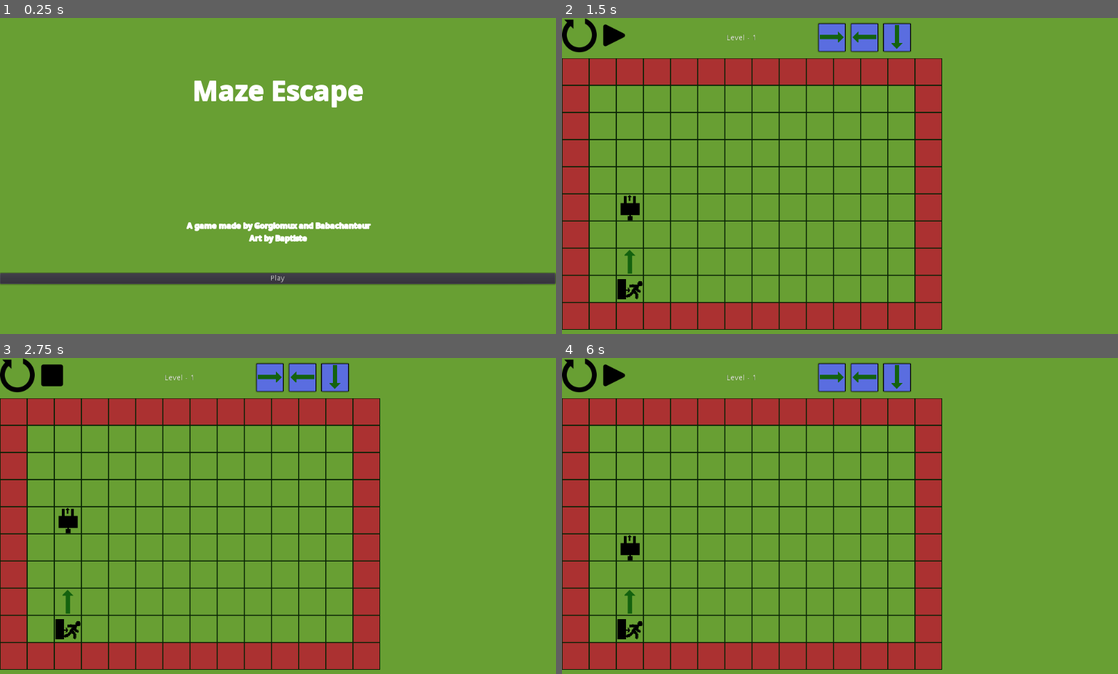
Above: before the commit, frames 1-4 (two rows, left to right).
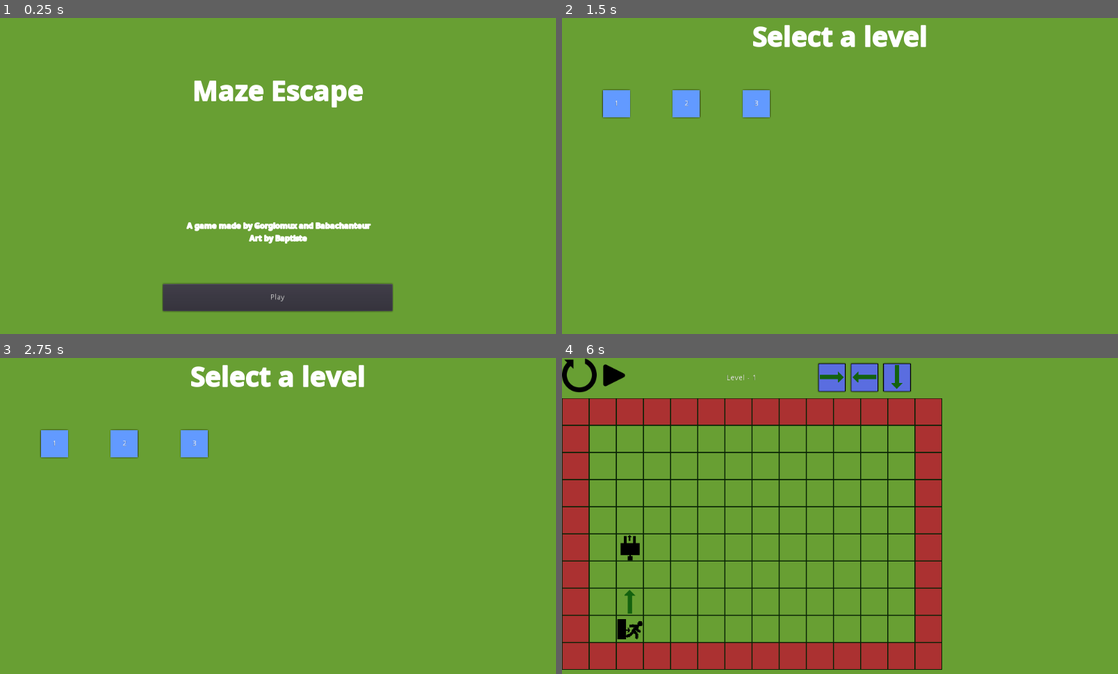
Above: after the commit, the same moments.

Repository: Gorglomux/MazeEscape
Game: Godot game, scene res://Main.tscn
Same seed, same stepped clock (60 frames per second), same inputs: the game is played once before the commit and once after it.
Inputs (mouse positions are in pixels of both pictures, inside the frame that each line leads up to):
- Up to frame 1 (0.25 s): no input
- Up to frame 2 (1.5 s): click "Play" at 0.5 s; click (617, 71) at 1.27 s
- Up to frame 3 (2.75 s): click (50, 373) at 2.02 s
- Up to frame 4 (6 s): click (612, 373) at 2.77 s; click (578, 373) at 3.52 s; click (578, 373) at 4.27 s; click (578, 373) at 5.02 s; click (617, 443) at 5.77 s

The runs differ from the first frame. In frame 1, 7.5% of the frame differs, in the area x 0-100%, y 80-93%; in frame 2, 27%; in frame 3, 27%, in the area x 0-69%, y 0-99%; in frame 4, nothing differs.

Commit message:
fix visuels

Diff:
--- a/MazeEscape/Main.tscn
+++ b/MazeEscape/Main.tscn
@@ -48,7 +48,7 @@
 
 [node name="HBoxContainer" type="VBoxContainer" parent="Game_Over"]
 margin_right = 1023.0
-margin_bottom = 667.0
+margin_bottom = 598.0
 
 [node name="MarginContainer" type="MarginContainer" parent="Game_Over/HBoxContainer"]
 margin_right = 1023.0
@@ -98,7 +98,8 @@
 
 [node name="MarginContainer" type="MarginContainer" parent="LevelSelection/VBoxContainer"]
 margin_right = 1024.0
-margin_bottom = 69.0
+margin_bottom = 129.0
+custom_constants/margin_bottom = 60
 
 [node name="Label" type="Label" parent="LevelSelection/VBoxContainer/MarginContainer"]
 margin_right = 1024.0
@@ -108,9 +109,9 @@
 align = 1
 
 [node name="LevelsGridContainer" type="MarginContainer" parent="LevelSelection/VBoxContainer"]
-margin_top = 73.0
+margin_top = 133.0
 margin_right = 1024.0
-margin_bottom = 73.0
+margin_bottom = 133.0
 
 [node name="Levels" type="GridContainer" parent="LevelSelection/VBoxContainer/LevelsGridContainer"]
 margin_right = 1024.0
--- a/MazeEscape/TitleScreen.tscn
+++ b/MazeEscape/TitleScreen.tscn
@@ -44,9 +44,16 @@
 [node name="MarginContainer3" type="MarginContainer" parent="HBoxContainer"]
 margin_top = 474.0
 margin_right = 1023.0
-margin_bottom = 494.0
+margin_bottom = 564.0
+custom_constants/margin_right = 300
+custom_constants/margin_top = 20
+custom_constants/margin_left = 300
+custom_constants/margin_bottom = 20
 
 [node name="Button" type="Button" parent="HBoxContainer/MarginContainer3"]
-margin_right = 1023.0
-margin_bottom = 20.0
+margin_left = 300.0
+margin_top = 20.0
+margin_right = 723.0
+margin_bottom = 70.0
+rect_min_size = Vector2( 50, 50 )
 text = "Play"
